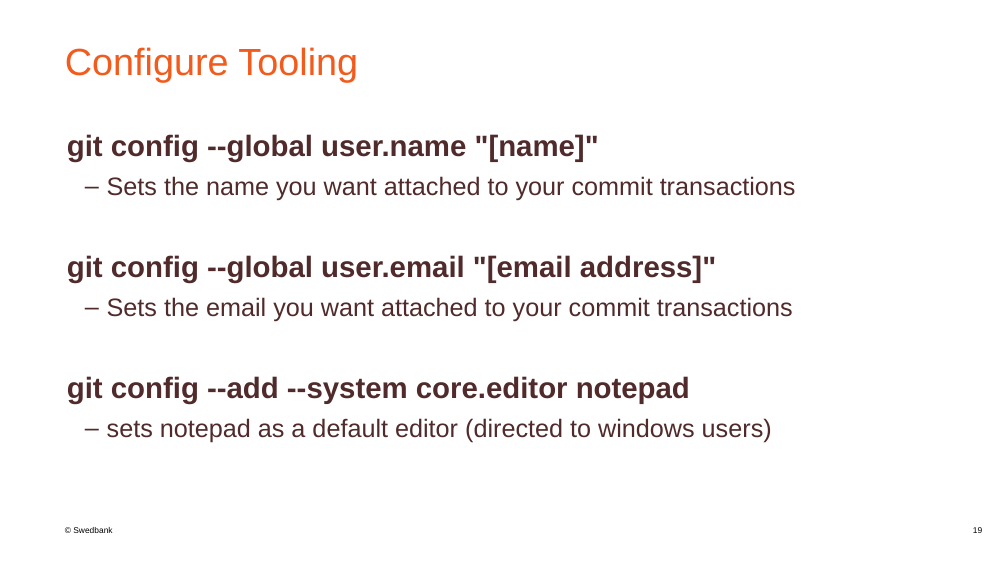
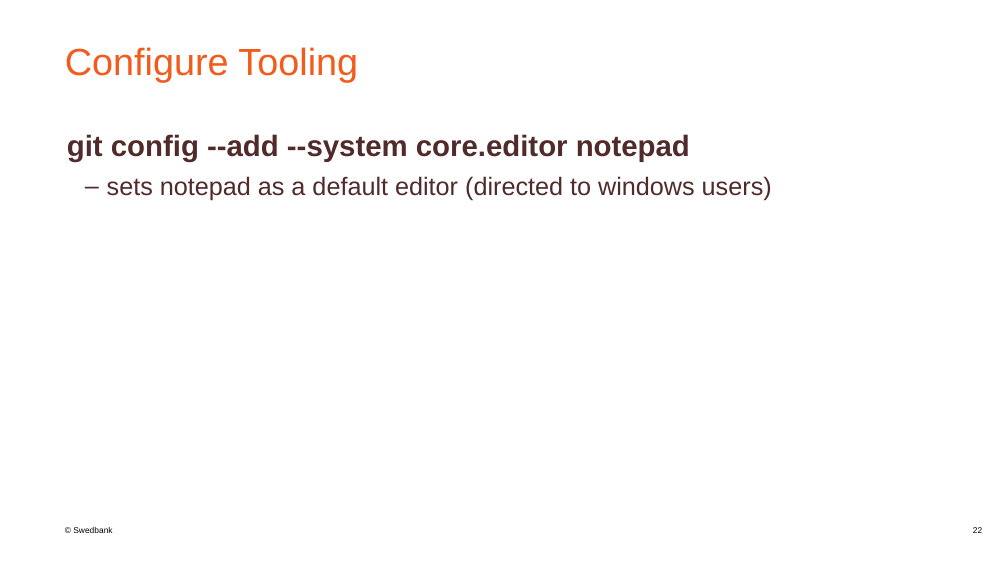
Before and after one commit to JurgisSi/git-slides, a slide deck: slide 22 of GIT.pptx (slide 19 before the commit). Drawn at 1008x567 pixels with LibreOffice and Linux fonts; fonts in the diff are those of the drawing; background and template pictures are left out. Boxes give left, top, right and bottom in pixels: in the first picture for what was removed or moved away, otherwise in the second. Text is boxed around its words. In the diff, an @@ line names an element or a change of style, - is before the commit and + after.

Commit message:
update slides

```diff
--- a/GIT.pptx
+++ b/GIT.pptx
@@ text at [67,134,796,322]: paragraphs removed @@
-git config --global user.name "[name]"
-  – Sets the name you want attached to your commit transactions
-git config --global user.email "[email address]"
-  – Sets the email you want attached to your commit transactions
@@ page number at [973,527,982,533]: text changed @@
-19
+22
```
Also in this commit, not shown: 5 other slides changed, 2 slides added, 1 other file.
